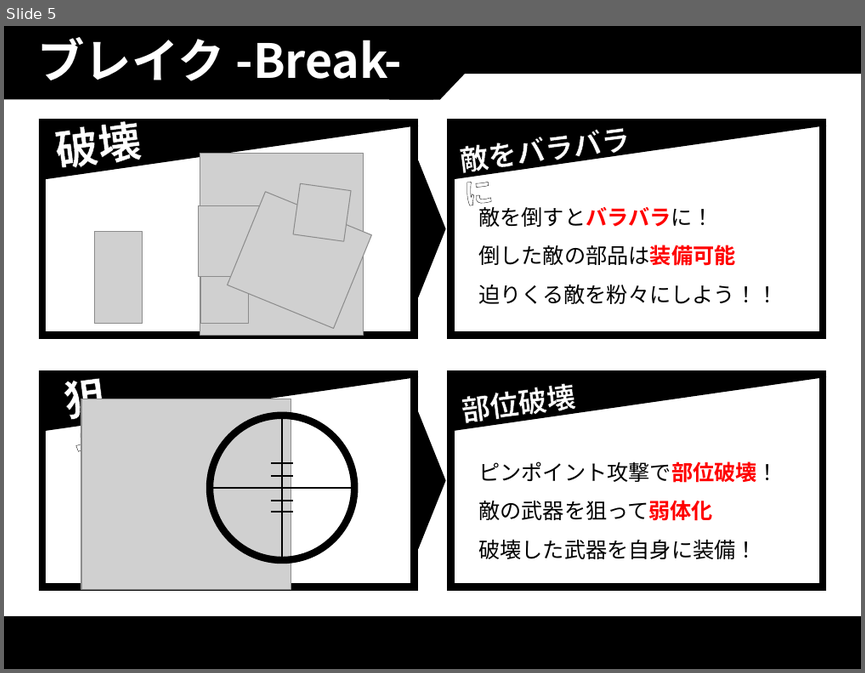
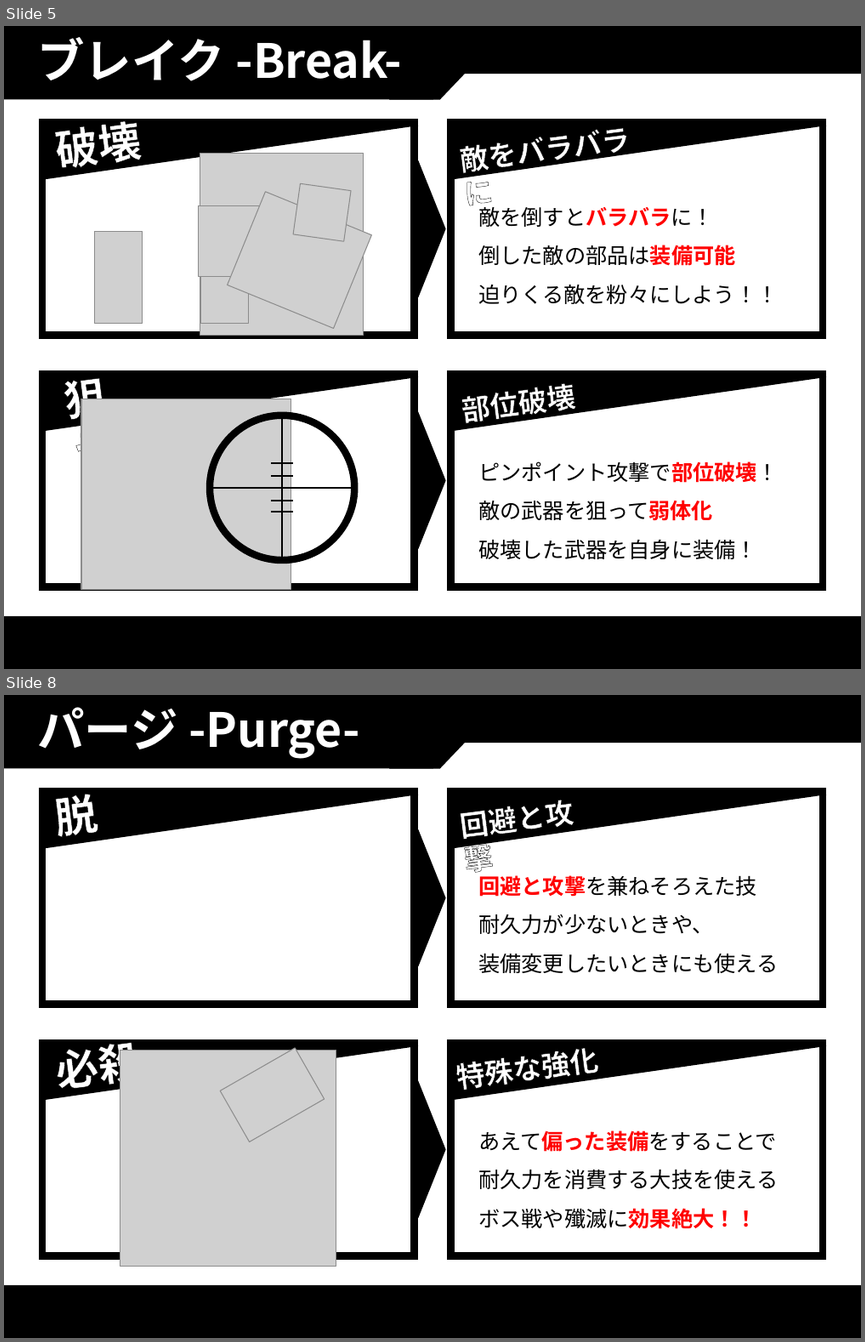
Before and after one commit to thi-bow/2017Team05, a slide deck: 企画/企画書/PurgeVer2.pptx. Shown one above the other, each under a label of ours: slide 5 before the commit, slides 5 and 8 after it; the slides between them are not shown. The pictures are 865x673 and 865x1342 pixels, drawn with LibreOffice and Linux fonts; fonts in the diff are those of the drawing; grey boxes stand for pictures. Boxes give left, top, right and bottom in pixels: in the first picture for what was removed or moved away, otherwise in the second. Text is boxed around its words. In the diff, an @@ line names an element or a change of style, - is before the commit and + after.

```diff
--- a/企画/企画書/PurgeVer2.pptx
+++ b/企画/企画書/PurgeVer2.pptx
@@ slide 8 added at [4,695,861,1338], background #FFFFFF; not listed: 4 template elements that a slide beside it also shows @@
@@ title added at [38,707,360,759], 39.6 pt, text #FFFFFF, bold @@
+パージ -Purge-
@@ group added at [42,792,827,1094]: 3 texts, 2 rounded rectangles, 2 right triangles, 1 triangle @@
+脱
+回避と攻撃
+特殊な強化
@@ text added at [478,875,778,973], 18 pt, text #000000 @@
+回避と攻撃を兼ねそろえた技
+耐久力が少ないときや、
+装備変更したいときにも使える
@@ picture added at [120,1049,336,1265] @@
@@ picture added at [221,1048,324,1142] @@
@@ group added at [42,1038,827,1255]: 2 rounded rectangles, 2 right triangles, 1 text, 1 triangle @@
+必殺
@@ text added at [478,1130,778,1229], 18 pt, text #000000 @@
+あえて偏った装備をすることで
+耐久力を消費する大技を使える
+ボス戦や殲滅に効果絶大！！
```
Also in this commit, not shown: 2 slides changed, 1 other slide added, 3 slides removed, 4 other files.
